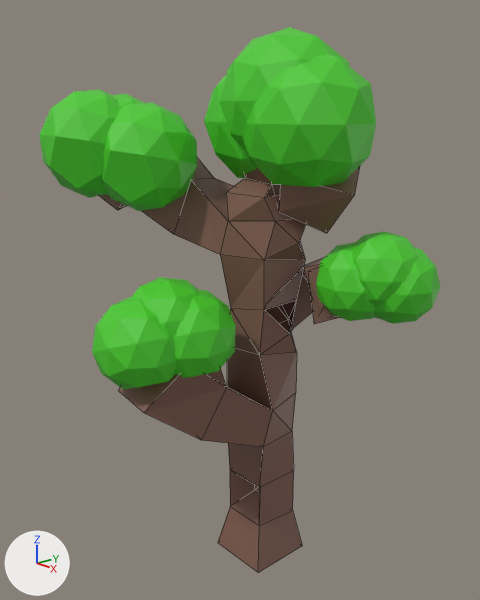
Two versions of the Blender file Assets/Models/tree2.blend, one commit apart.
One viewpoint serves both versions: a 50 mm camera at (3.45, -3.28, 3.52) aimed at (-0.11, -0.12, 2.12). The lights are fixed; the arrows at lower left show +X, +Y and +Z. Mesh edges are drawn as thin lines on the coarser meshes.
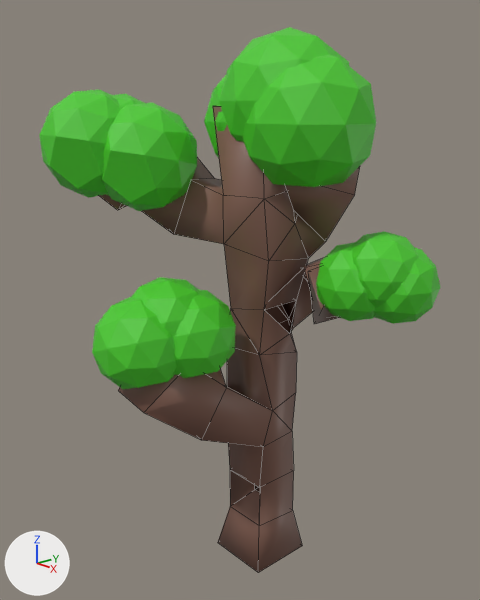
Changed parts and their boxes (x1, y1, x2, y2) in the pictures (480 x 600 px):
'Plane', reshaped, modifiers changed
    before: (100, 158, 360, 573)
    after: (100, 106, 360, 573)

What changed in the scene script:
```text
Change me_plane:
    where me_plane.from_pydata(...)  # 24 vertices, 0 faces, 23 loose edges; spans x -1.21..0.63, y -1.04..0.53, z 0.0..3.5
    used by ob_plane; location = (0.0, 0.0, 0.0)
    verts and faces of me_plane; kept vertices keep their numbers, new ones are numbered from 24
    before: 5 (0.0, 0.0, 3.07), 10 (0.12, 0.28, 3.13), 11 (0.03, 0.46, 3.42)
    me_plane part 1
    add delete_vertices([10, 11])  # with the faces that use them
Change ob_plane:
    where _m = ob_plane.modifiers.new('Skin', 'SKIN')
    add _m.use_smooth_shade = True
```
